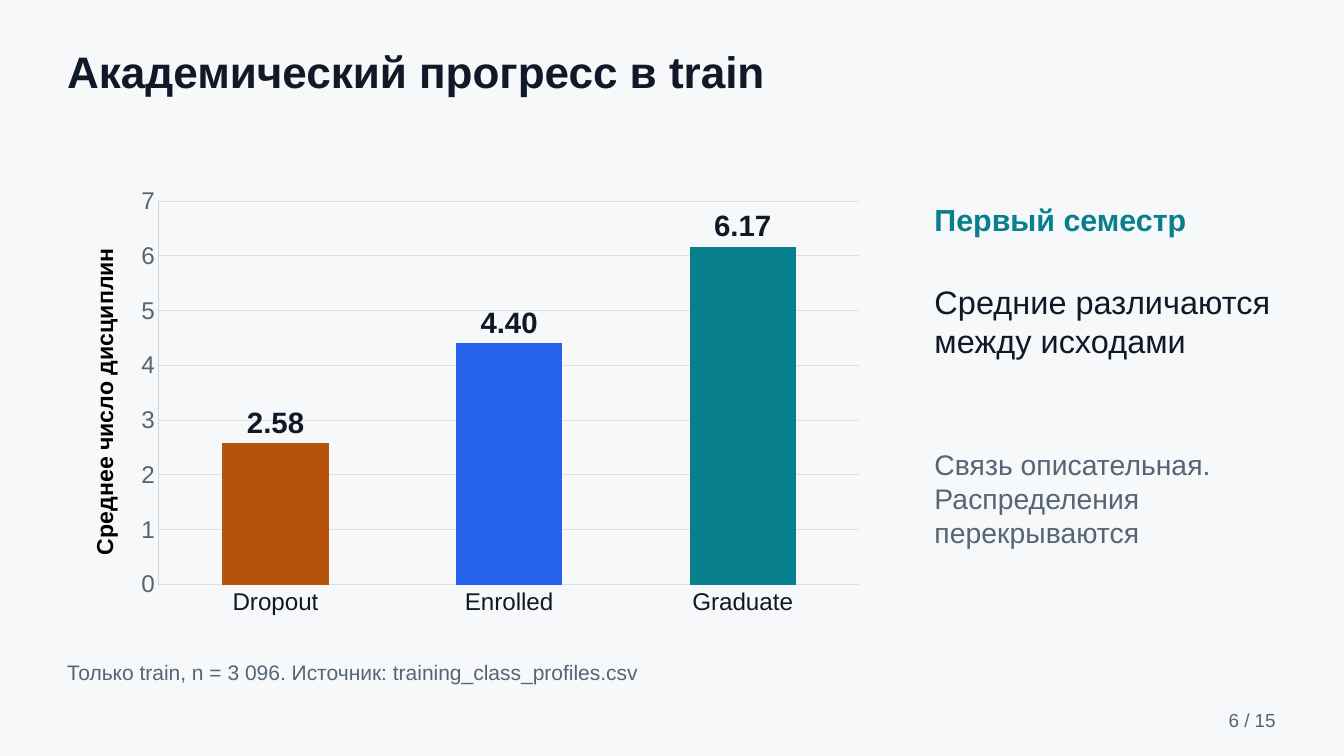
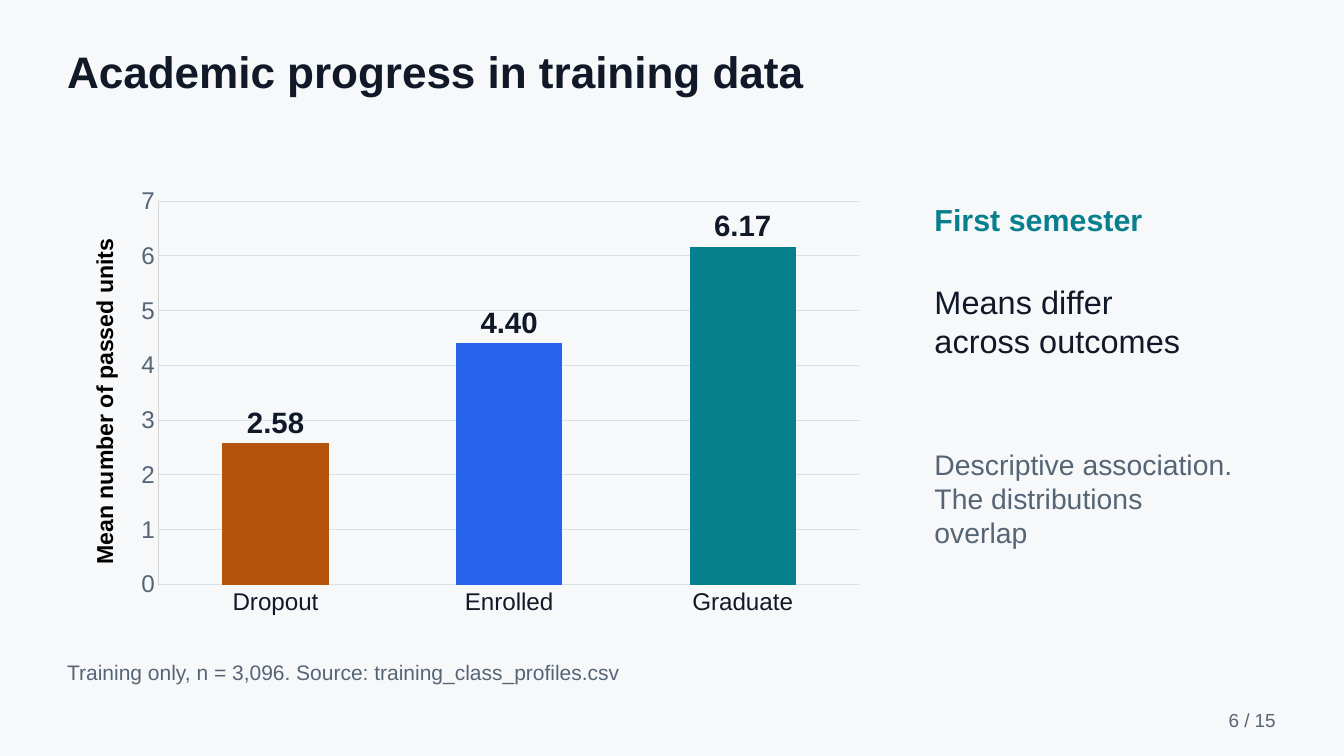
Before and after one commit to ansarchik17/machine_learning_final, a slide deck: slide 6 of output/presentation/student_outcomes_presentation.pptx. Drawn at 1344x756 pixels with LibreOffice and Linux fonts; fonts in the diff are those of the drawing. Boxes give left, top, right and bottom in pixels: in the first picture for what was removed or moved away, otherwise in the second. Text is boxed around its words. In the diff, an @@ line names an element or a change of style, - is before the commit and + after.

```diff
--- a/output/presentation/student_outcomes_presentation.pptx
+++ b/output/presentation/student_outcomes_presentation.pptx
@@ text at bbox=[67, 56, 804, 96]: text changed @@
-Академический прогресс в train
+Academic progress in training data
@@ column chart at bbox=[68, 178, 876, 625] @@
@@ value axis title "Среднее число дисциплин " to "Mean number of passed units " @@
@@ text at bbox=[934, 209, 1143, 232]: text changed @@
-Первый семестр
+First semester
@@ text at bbox=[934, 290, 1180, 354]: text changed @@
-Средние различаются
-между исходами
+Means differ
+across outcomes
@@ text at bbox=[934, 454, 1233, 549]: text changed @@
-Связь описательная.
-Распределения
-перекрываются
+Descriptive association.
+The distributions
+overlap
@@ text at bbox=[67, 665, 619, 684]: text changed @@
-Только train, n = 3 096. Источник: training_class_profiles.csv
+Training only, n = 3,096. Source: training_class_profiles.csv
```
Also in this commit, not shown: 13 other slides changed, 1 slide added, 1 slide removed, 21 other files.
